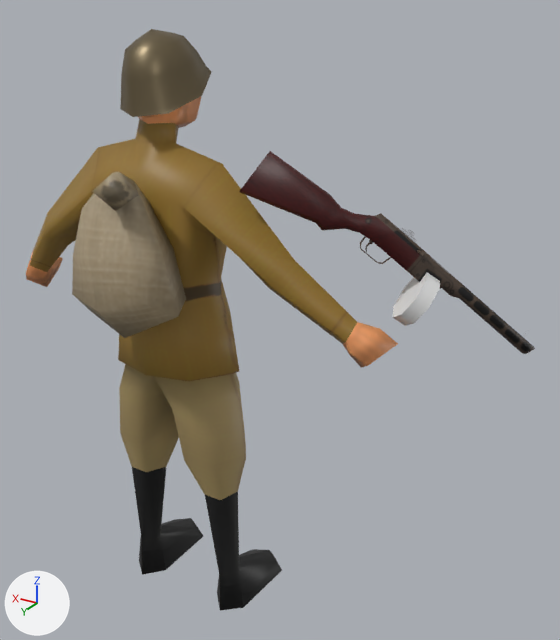
Before and after pictures for a commit that changed the FBX model Assets/Models/Soldiers/SR.fbx.
The view is the same before and after, from a camera (50 mm lens) standing at (-1.336, 1.643, 1.868) and looking at (-0.287, -0.106, 0.993). Arrows for +X, +Y and +Z are at lower left; the lights stay in place. Where no turn or scale is listed for an object, it has been applied to the vertices. Vertices at the same position are counted once.

The first picture shows 'Helmet', 'PPSH', 'PPSH_Magazine', 'Soldier_SR', 'Spine_Bag'.
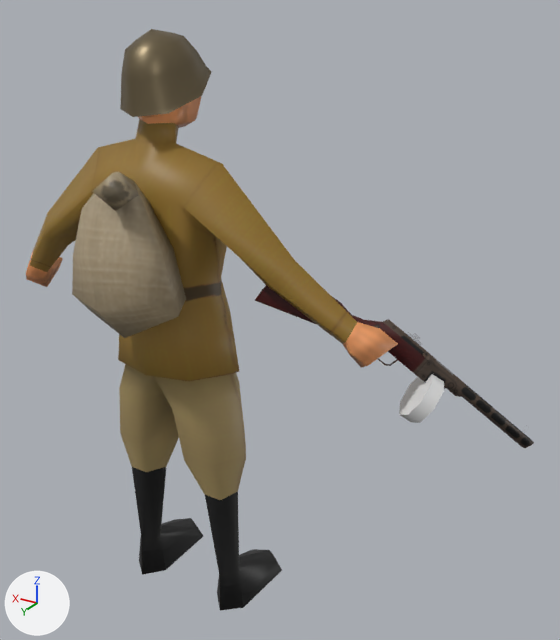
Where the newer file only moved an object's origin or applied its transform, the numbers keep the older frame.

Location of each change, (x1, y1, x2, y2) in pixels of the pictures (560 x 640 px):
'PPSH', moved, turned
    before: (239, 151, 535, 354)
    after: (255, 285, 534, 448)
'PPSH_Magazine', mesh moved
    before: (392, 273, 440, 326)
    after: (399, 374, 444, 423)

The change in detail:
me_cube_003 has 154 vertices, 143 faces and spans x -0.016..0.016, y -0.127..0.087, z -0.272..0.567.
me_cube_003 is used by ob_ppsh; location (-0.54, -0.044, 1.333); rotation (2.282, 0.184, -0.99), in degrees (131, 11, -57).
me_cube_003 part 1: the whole mesh is turned 90 degrees about the x axis through the mesh origin.
me_cylinder_002 has 16 vertices, 10 faces and spans x -0.0638..0.0638, y -0.0733..0.0733, z -0.071..0.071.
me_cylinder_002 is used by ob_ppsh_magazine; location (-0.69, -0.101, 1.145).
me_cylinder_002 part 2: the whole mesh is moved by (-0.0288, -0.0196, -0.2846).
Object 'PPSH' (ob_ppsh) moves from (-0.54, -0.044, 1.333) to (-0.569, -0.063, 1.048).
Object 'PPSH' (ob_ppsh) turns from (131, 11, -57) to (41, 11, -57) degrees about x, y and z.
